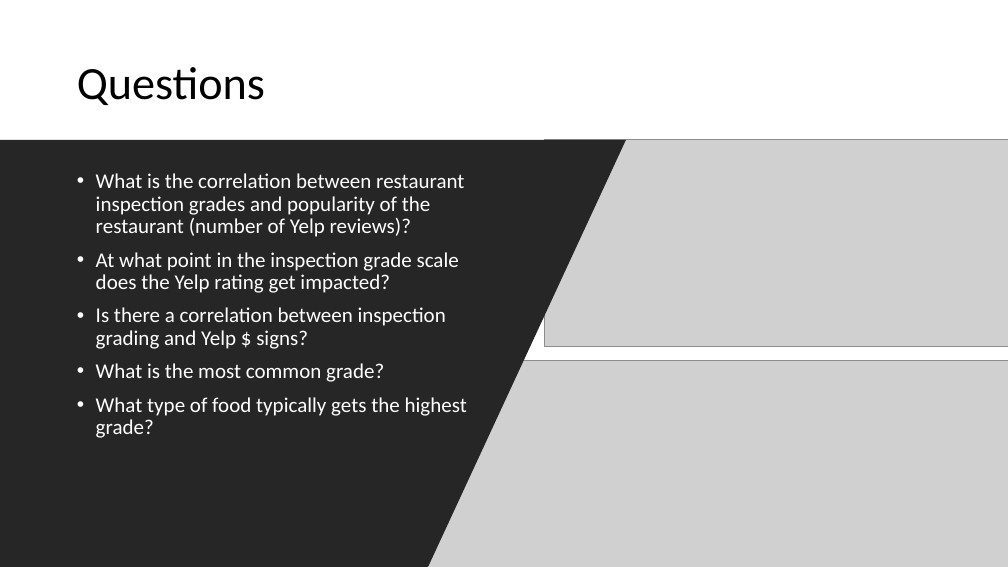
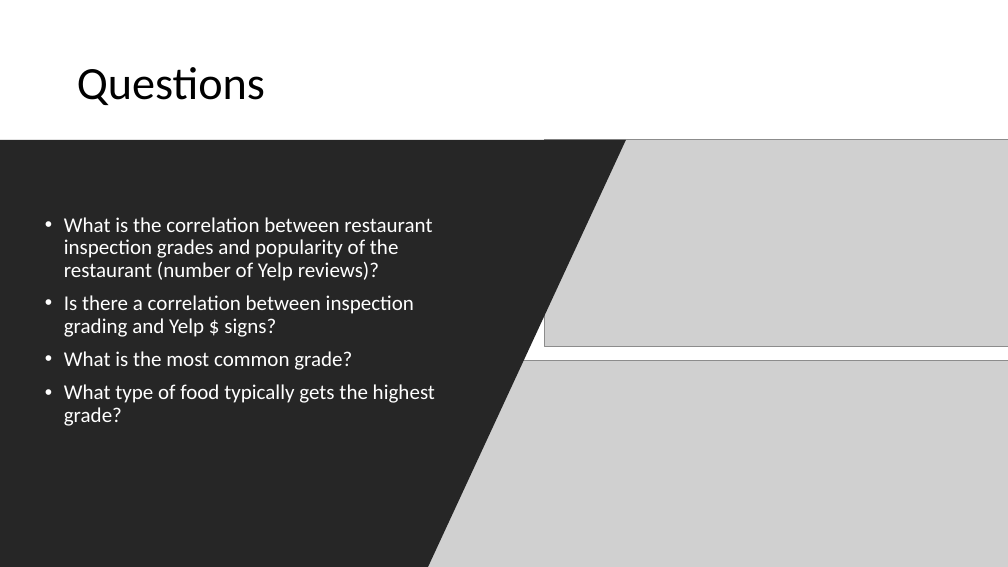
Before and after one commit to ryankchang/project1, a slide deck: slide 3 of GoodEats.pptx. Drawn at 1008x567 pixels with LibreOffice and Linux fonts; fonts in the diff are those of the drawing; grey boxes stand for pictures. Boxes give left, top, right and bottom in pixels: in the first picture for what was removed or moved away, otherwise in the second. Text is boxed around its words. In the diff, an @@ line names an element or a change of style, - is before the commit and + after.

```diff
--- a/GoodEats.pptx
+++ b/GoodEats.pptx
@@ text "What is the correlation between ...": place and size @@
-text "What is the correlation between ..." at box(96, 173, 467, 438)
+text "What is the correlation between ..." at box(64, 217, 435, 426)
@@ text at box(96, 252, 459, 293): paragraph removed @@
-• At what point in the inspection grade scale does the Yelp rating get impacted?
```
Also in this commit, not shown: 5 other slides changed.
